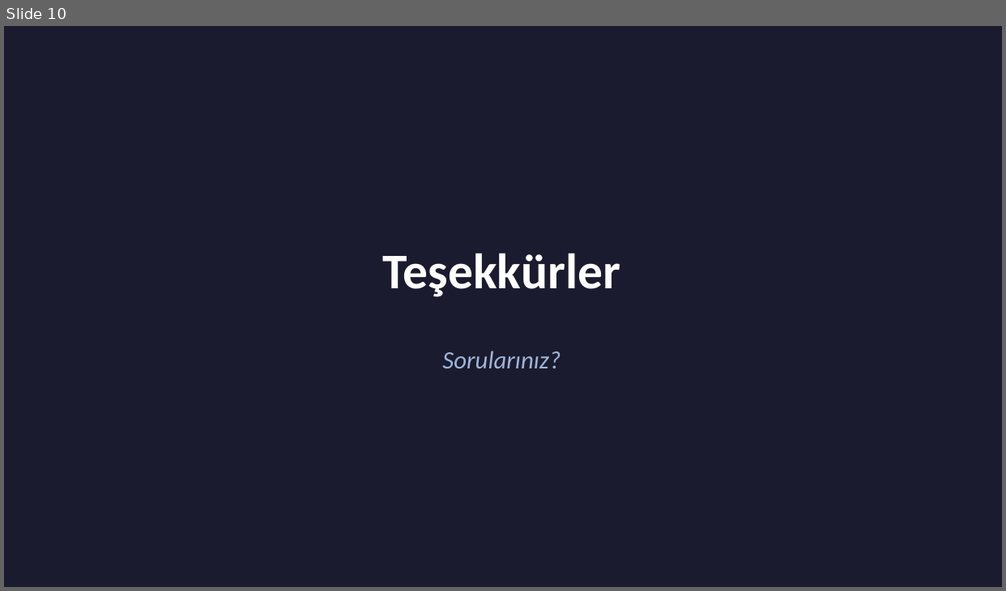
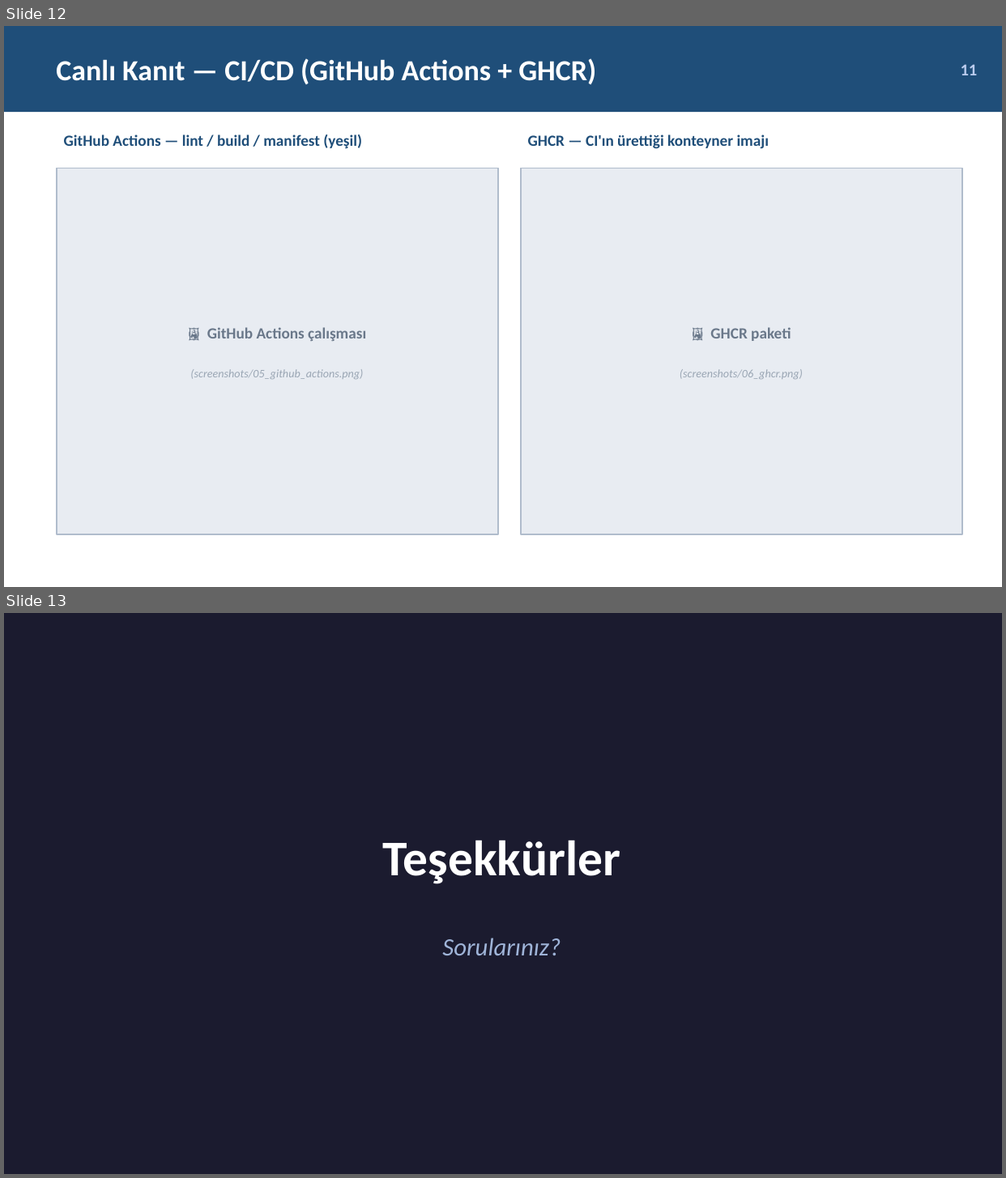
Before and after one commit to gurbuzonur85/mlops-platform, a slide deck: MLOps_Proje_Sunumu.pptx. Shown one above the other, each under a label of ours: slide 10 before the commit, slides 12 and 13 after it. The pictures are 1006x591 and 1006x1178 pixels, drawn with LibreOffice and Linux fonts; fonts in the diff are those of the drawing. Boxes give left, top, right and bottom in pixels: in the first picture for what was removed or moved away, otherwise in the second. Text is boxed around its words. In the diff, an @@ line names an element or a change of style, - is before the commit and + after.

Commit message:
fix(ci): flat repo layout (remove 23_k8s_cicd_monitoring subdir), pin ruff; add local demo runner, runbook, presentation screenshots

```diff
--- a/MLOps_Proje_Sunumu.pptx
+++ b/MLOps_Proje_Sunumu.pptx
@@ slide 12 added at (x1=4, y1=26, x2=1002, y2=587), background #FFFFFF @@
@@ rectangle added at (x1=4, y1=26, x2=1002, y2=112), fill #1F4E79 @@
@@ text added at (x1=56, y1=58, x2=596, y2=84), 28 pt, text #FFFFFF, bold @@
+Canlı Kanıt — CI/CD (GitHub Actions + GHCR)
@@ text added at (x1=961, y1=64, x2=978, y2=75), 16 pt, text #BBCCEE, bold @@
+11
@@ text added at (x1=64, y1=135, x2=362, y2=149), 15 pt, text #1F4E79, bold @@
+GitHub Actions — lint / build / manifest (yeşil)
@@ text added at (x1=528, y1=135, x2=769, y2=149), 15 pt, text #1F4E79, bold @@
+GHCR — CI'ın ürettiği konteyner imajı
@@ rectangle added at (x1=57, y1=169, x2=498, y2=535), fill #E8ECF2, outline #B0BCCC 1.5 pt @@
@@ rectangle added at (x1=521, y1=169, x2=962, y2=535), fill #E8ECF2, outline #B0BCCC 1.5 pt @@
@@ text added at (x1=207, y1=327, x2=366, y2=341), 15 pt, text #6A788A, bold @@
+🖼 GitHub Actions çalışması
@@ text added at (x1=710, y1=327, x2=791, y2=341), 15 pt, text #6A788A, bold @@
+🖼 GHCR paketi
@@ text added at (x1=190, y1=369, x2=363, y2=379), 11 pt, text #9AA6B4, italic @@
+(screenshots/05_github_actions.png)
@@ text added at (x1=680, y1=369, x2=803, y2=379), 11 pt, text #9AA6B4, italic @@
+(screenshots/06_ghcr.png)
@@ what was slide 10 is now slide 13 @@
```
Also in this commit, not shown: 2 other slides added, 14 other files.
